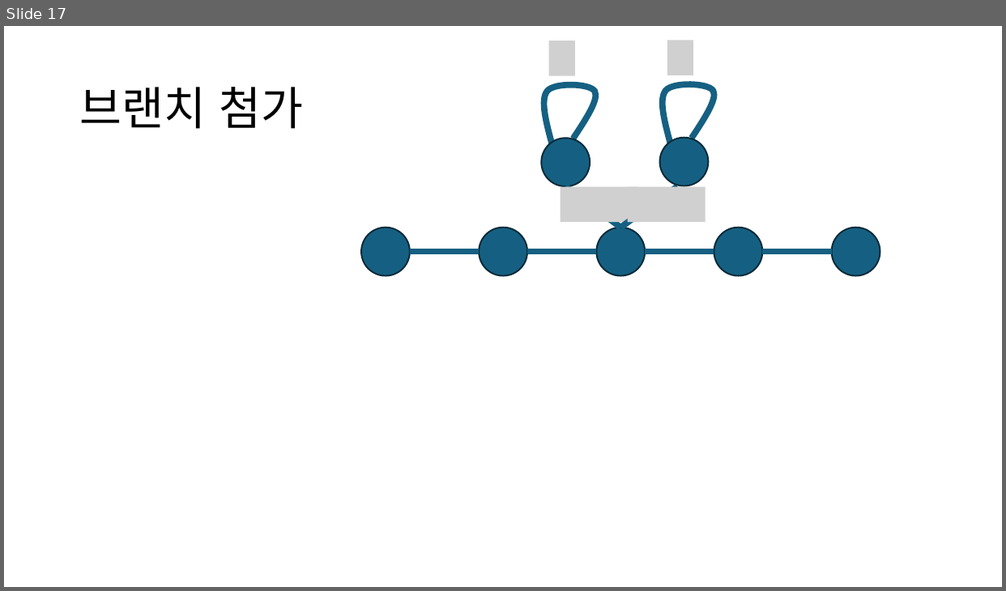
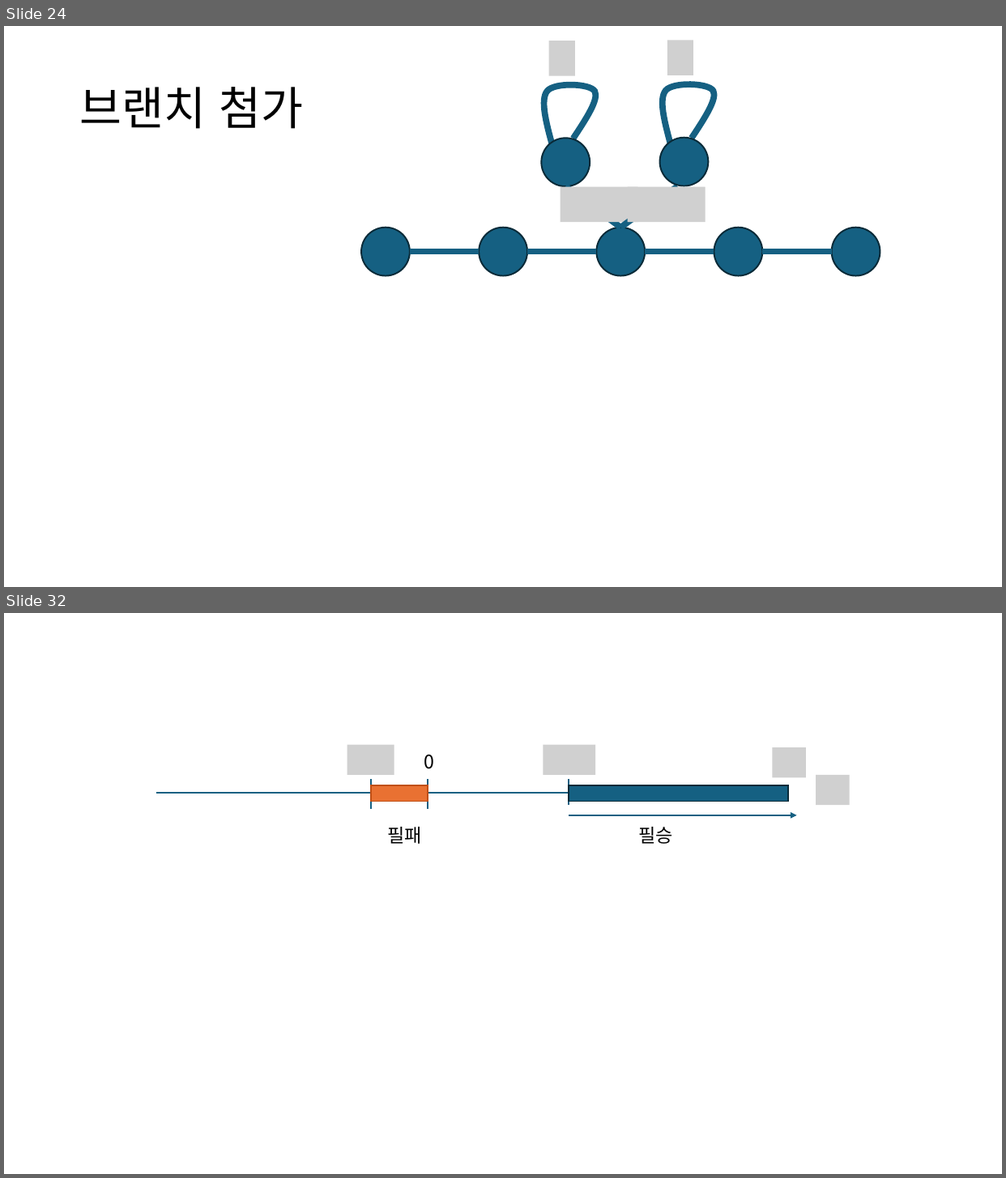
Before and after one commit to singrum/game_tree_scattering, a slide deck: presentation.pptx. Shown one above the other, each under a label of ours: slide 17 before the commit, slides 24 and 32 after it; the slides between them are not shown. The pictures are 1006x591 and 1006x1178 pixels, drawn with LibreOffice and Linux fonts; fonts in the diff are those of the drawing; grey boxes stand for pictures. Boxes give left, top, right and bottom in pixels: in the first picture for what was removed or moved away, otherwise in the second. Text is boxed around its words. In the diff, an @@ line names an element or a change of style, - is before the commit and + after.

```diff
--- a/presentation.pptx
+++ b/presentation.pptx
@@ slide 32 added at (4, 613, 1002, 1174), background #FFFFFF @@
@@ picture added at (347, 745, 394, 775) @@
@@ text added at (424, 754, 434, 769), 18 pt, text #000000 @@
+0
@@ picture added at (543, 745, 595, 775) @@
@@ picture added at (773, 747, 807, 777) @@
@@ line added from (371, 779) to (371, 809), #156082 1.5 pt @@
@@ line added from (428, 779) to (428, 809), #156082 1.5 pt @@
@@ line added from (569, 779) to (569, 806), #156082 1.5 pt @@
@@ picture added at (816, 775, 850, 805) @@
@@ line added from (157, 793) to (789, 793), #156082 1.5 pt @@
@@ rectangle added at (371, 786, 428, 801), fill #E97132, outline #C04F15 1.5 pt @@
@@ rectangle added at (569, 786, 789, 801), fill #156082, outline #092A39 1.5 pt @@
@@ text added at (387, 827, 422, 844), 18 pt, text #000000 @@
+필패
@@ arrow added from (569, 815) to (797, 815), #156082 1.5 pt @@
@@ text added at (638, 827, 673, 844), 18 pt, text #000000 @@
+필승
@@ what was slide 17 is now slide 24 @@
```
Also in this commit, not shown: 10 slides changed, 18 other slides added, 3 slides removed, 2 other files.
